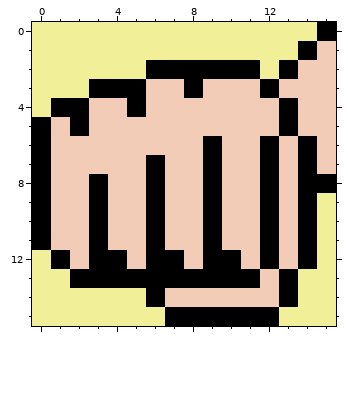
Two versions of one pixel-art sprite, assets/icons/fighter.png. Above: the version before the commit.
The file is 16x16 pixels. Colours within 5 levels of each other are drawn and written as one.
The result:
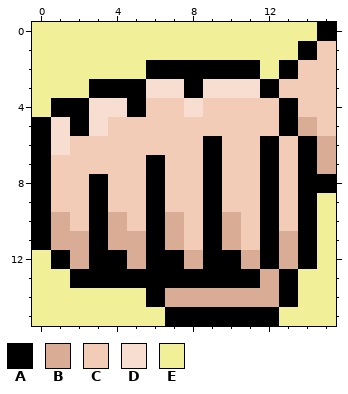
Palette (. is transparent): A #000000  B #d9ad95  C #f2ccb7  D #f7ded1  E #f1f098
Change:
@@ x 0..15 @@
  2 EEEEEEAAAAAAEACC
- 3 EEEAAACCACCCACCC
- 4 EAACCACCCCCCCACC
- 5 ACACCCCCCCCCCACC
- 6 ACCCCCCCCACCACAC
- 7 ACCCCCACCACCACAC
+ 3 EEEAAADDADDDACCC
+ 4 EAADDACCDCCCCACC
+ 5 ADADCCCCCCCCCABC
+ 6 ADCCCCCCCACCACAB
+ 7 ACCCCCACCACCACAB
  8 ACCACCACCACCACAA
  9 ACCACCACCACCACAE
-10 ACCACCACCACCACAE
-11 ACCACCACCACCACAE
-12 EACAACAACAACACAE
-13 EEAAAAAAAAAACAEE
-14 EEEEEEACCCCCCAEE
+10 ABCABCABCABCACAE
+11 ABBABBABCABCABAE
+12 EABAABAABAABABAE
+13 EEAAAAAAAAAABAEE
+14 EEEEEEABBBBBBAEE
 15 EEEEEEEAAAAAAEEE
